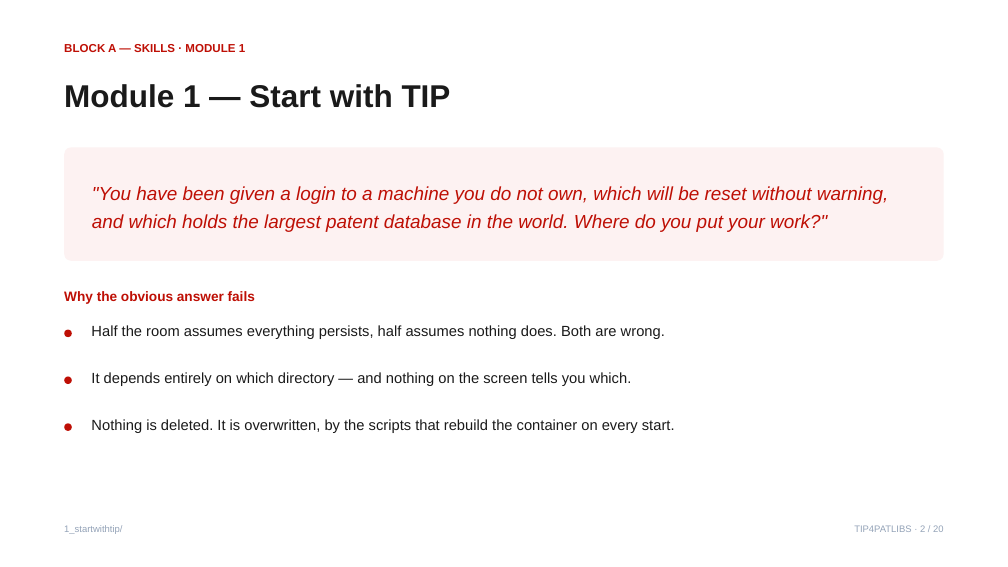
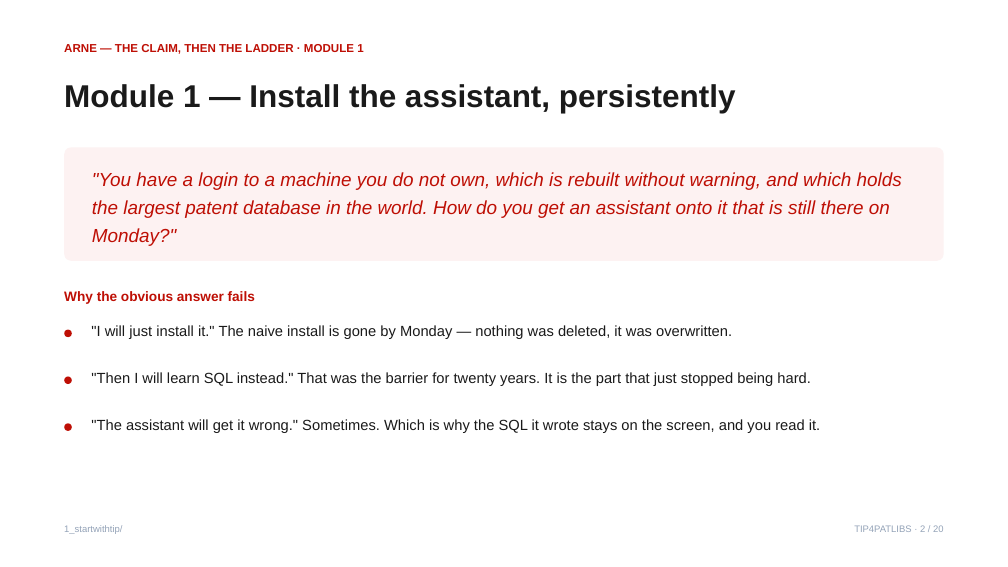
Before and after one commit to mtcberlin/epo-tip4patlibs, a slide deck: slide 2 of 9_documentation/course/TIP4PATLIBS_workshop.pptx. Drawn at 1008x567 pixels with LibreOffice and Linux fonts; fonts in the diff are those of the drawing. Boxes give left, top, right and bottom in pixels: in the first picture for what was removed or moved away, otherwise in the second. Text is boxed around its words. In the diff, an @@ line names an element or a change of style, - is before the commit and + after.

Commit message:
Warsaw workshop: recut to 90 minutes around one claim (#24)

```diff
--- a/9_documentation/course/TIP4PATLIBS_workshop.pptx
+++ b/9_documentation/course/TIP4PATLIBS_workshop.pptx
@@ text at <box>64,44,363,54</box>: text changed @@
-BLOCK A — SKILLS · MODULE 1
+ARNE — THE CLAIM, THEN THE LADDER · MODULE 1
@@ text at <box>64,84,736,113</box>: text changed @@
-Module 1 — Start with TIP
+Module 1 — Install the assistant, persistently
@@ text in rounded rectangle at <box>92,172,902,246</box>: text changed @@
-"You have been given a login to a machine you do not own, which will be reset without warning, and which holds the largest patent database in the world. Where do you put your work?"
+"You have a login to a machine you do not own, which is rebuilt without warning, and which holds the largest patent database in the world. How do you get an assistant onto it that is still there on Monday?"
@@ text at <box>91,325,732,339</box>: text changed @@
-Half the room assumes everything persists, half assumes nothing does. Both are wrong.
+"I will just install it." The naive install is gone by Monday — nothing was deleted, it was overwritten.
@@ text at <box>91,372,811,386</box>: text changed @@
-It depends entirely on which directory — and nothing on the screen tells you which.
+"Then I will learn SQL instead." That was the barrier for twenty years. It is the part that just stopped being hard.
@@ text at <box>91,419,820,433</box>: text changed @@
-Nothing is deleted. It is overwritten, by the scripts that rebuild the container on every start.
+"The assistant will get it wrong." Sometimes. Which is why the SQL it wrote stays on the screen, and you read it.
```
Also in this commit, not shown: 19 other slides changed, 16 other files.
